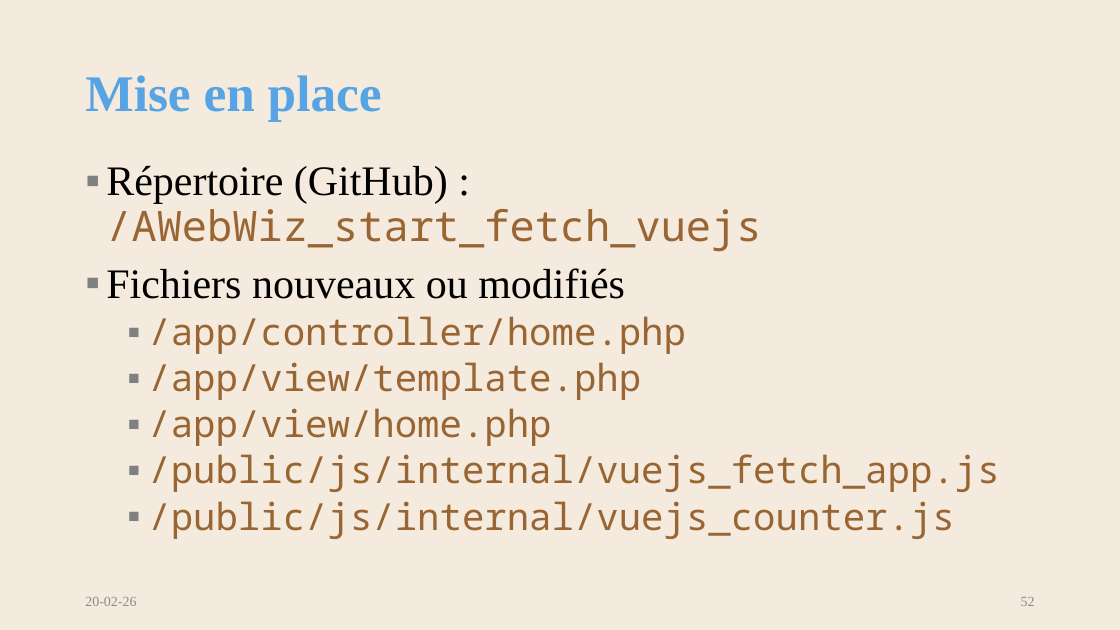
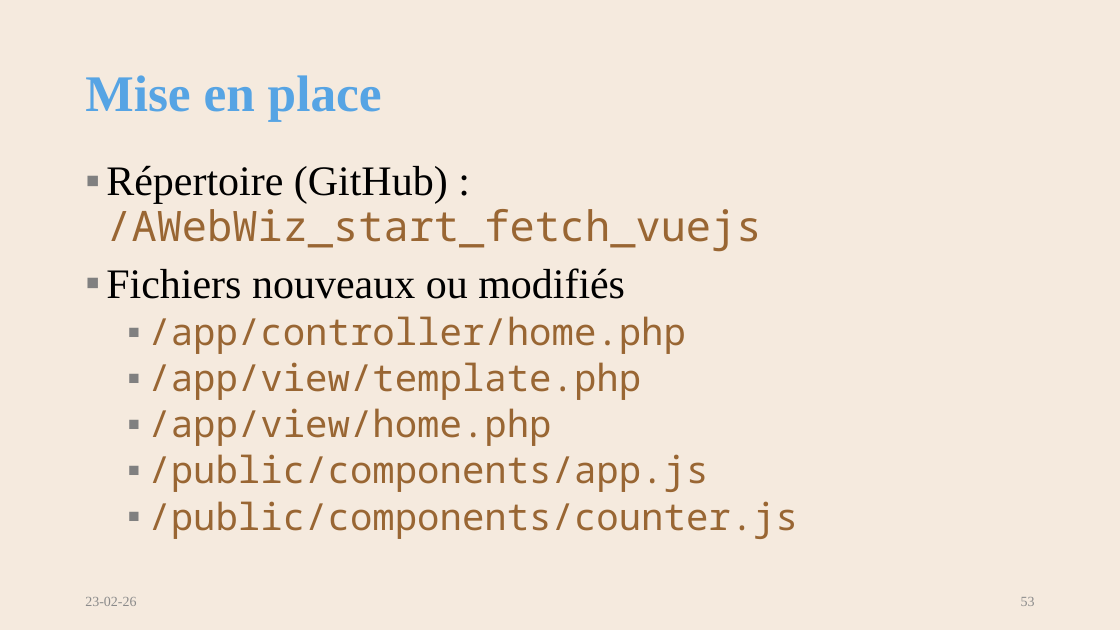
Before and after one commit to AlainWafflard/4IPW3, a slide deck: slide 53 of syllabus/27_requête_asynchrone/syllabus_27_async.pptx (slide 52 before the commit). Drawn at 1120x630 pixels with LibreOffice and Linux fonts; fonts in the diff are those of the drawing; background and template pictures are left out. Boxes give left, top, right and bottom in pixels: in the first picture for what was removed or moved away, otherwise in the second. Text is boxed around its words. In the diff, an @@ line names an element or a change of style, - is before the commit and + after.

Commit message:
2026/02/23 : - update chap 13, 22, 25, 27 - add AWebWiz framework with Fetch

```diff
--- a/syllabus/27_requête_asynchrone/syllabus_27_async.pptx
+++ b/syllabus/27_requête_asynchrone/syllabus_27_async.pptx
@@ text at (148,454,798,539): text changed @@
-  ▪ /public/js/internal/vuejs_fetch_app.js
-  ▪ /public/js/internal/vuejs_counter.js
+  ▪ /public/components/app.js
+  ▪ /public/components/counter.js
@@ text at (85,597,136,606): text changed @@
-20-02-26
+23-02-26
@@ page number at (1021,597,1035,606): text changed @@
-52
+53
```
Also in this commit, not shown: 27 other slides changed, 1 slide added, 13 other files.
